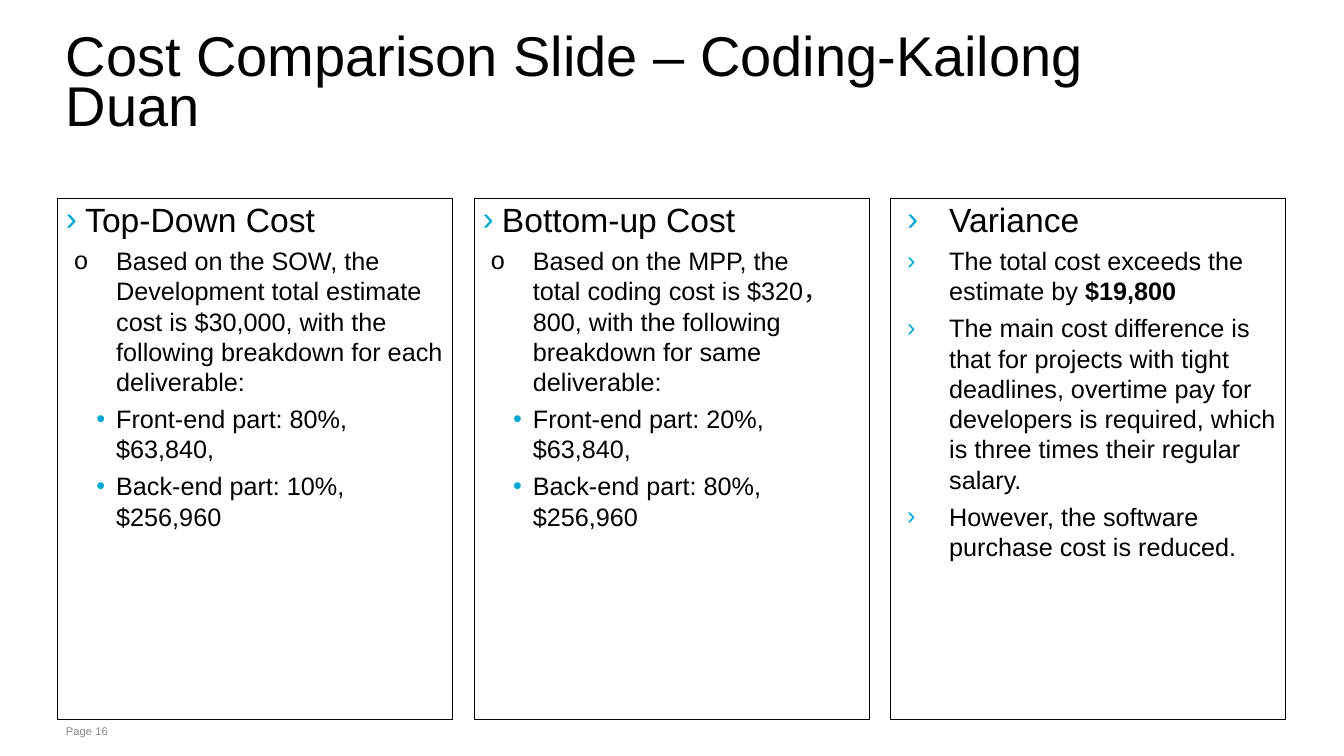
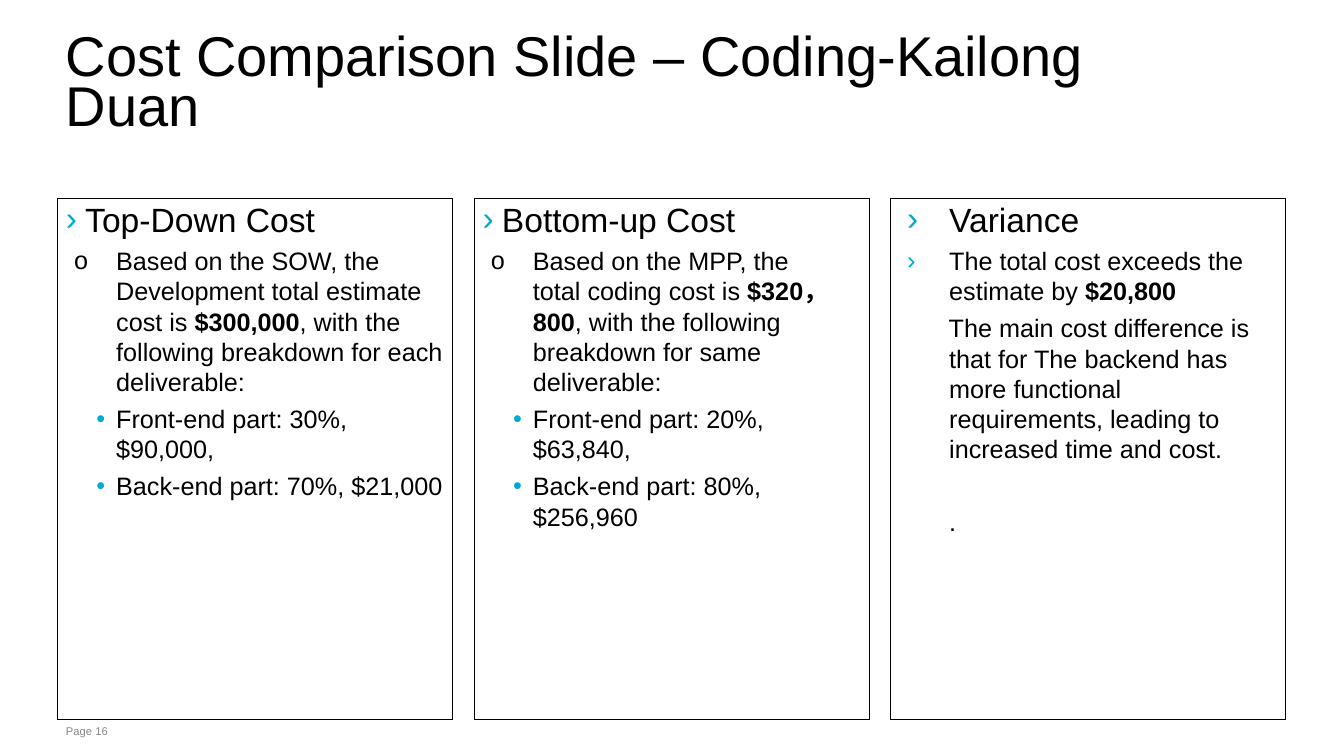
Before and after one commit to dkl520/cs7315_project, a slide deck: slide 16 of 2/proj assign 2 slides (2).pptx. Drawn at 1344x756 pixels with LibreOffice and Linux fonts; fonts in the diff are those of the drawing. Boxes give left, top, right and bottom in pixels: in the first picture for what was removed or moved away, otherwise in the second. Text is boxed around its words. In the diff, an @@ line names an element or a change of style, - is before the commit and + after.

```diff
--- a/2/proj assign 2 slides (2).pptx
+++ b/2/proj assign 2 slides (2).pptx
@@ text at (116,251,443,501): text changed @@
-  o Based on the SOW, the Development total estimate cost is $30,000, with the following breakdown for each deliverable:
-    • Front-end part: 80%, $63,840,
-    • Back-end part: 10%, $256,960
+  o Based on the SOW, the Development total estimate cost is $300,000, with the following breakdown for each deliverable:
+    • Front-end part: 30%, $90,000,
+    • Back-end part: 70%, $21,000
@@ text at (533,251,828,392): bold on in "$320，800," @@
@@ text at (949,251,1249,459): text changed @@
-› The total cost exceeds the estimate by $19,800
-› The main cost difference is that for projects with tight deadlines, overtime pay for developers is required, which is three times their regular salary.
-› However, the software purchase cost is reduced.
+› The total cost exceeds the estimate by $20,800
+The main cost difference is that for The backend has more functional requirements, leading to increased time and cost.
+.
```
Also in this commit, not shown: 2 other slides changed.
